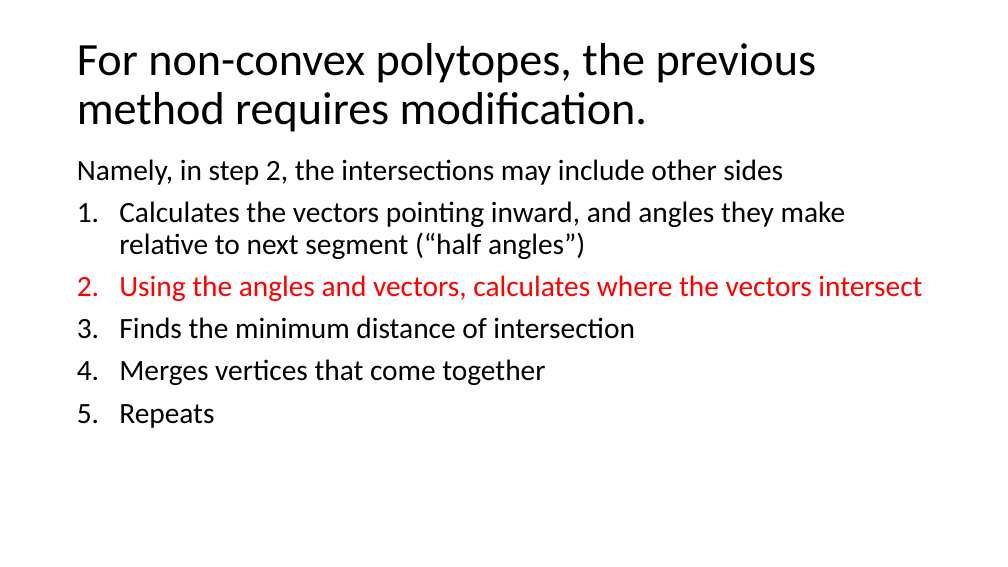
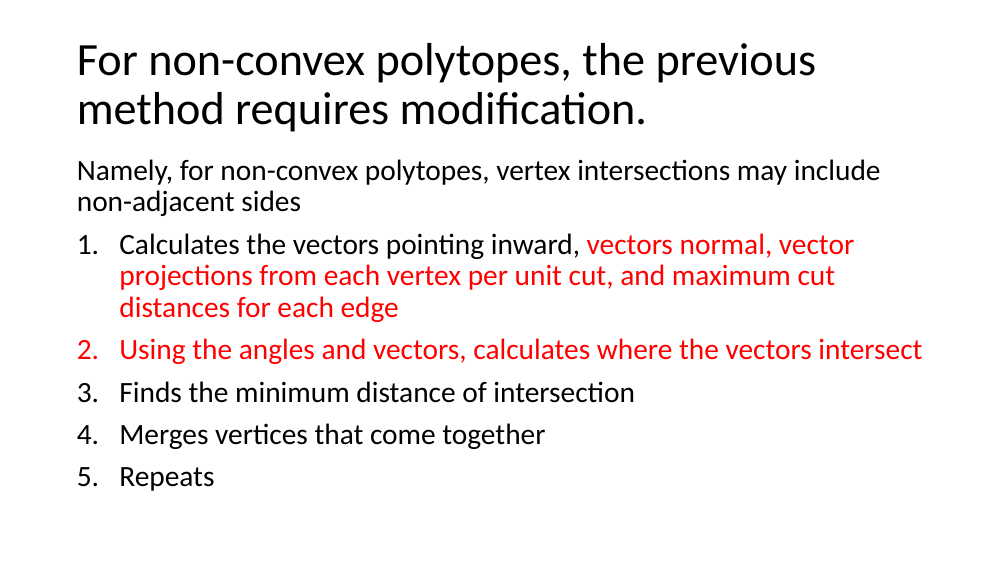
Before and after one commit to ivsg-psu/ivsg-psu-PathPlanning_MapTools_VertexSkeleton, a slide deck: slide 23 of Documents/VertexSkeletonClassLibrary.pptx. Drawn at 1008x567 pixels with LibreOffice and Linux fonts; fonts in the diff are those of the drawing. Boxes give left, top, right and bottom in pixels: in the first picture for what was removed or moved away, otherwise in the second. Text is boxed around its words. In the diff, an @@ line names an element or a change of style, - is before the commit and + after.

Commit message:
BROKEN: Step 3 finished, moving to step 4 next.

```diff
--- a/Documents/VertexSkeletonClassLibrary.pptx
+++ b/Documents/VertexSkeletonClassLibrary.pptx
@@ text at [77,159,881,322]: text changed @@
-Namely, in step 2, the intersections may include other sides
-1. Calculates the vectors pointing inward, and angles they make relative to next segment (“half angles”)
+Namely, for non-convex polytopes, vertex intersections may include non-adjacent sides
+1. Calculates the vectors pointing inward, vectors normal, vector projections from each vertex per unit cut, and maximum cut distances for each edge
```
Also in this commit, not shown: 4 other slides changed, 3 slides added, 1 slide removed, 15 other files.
